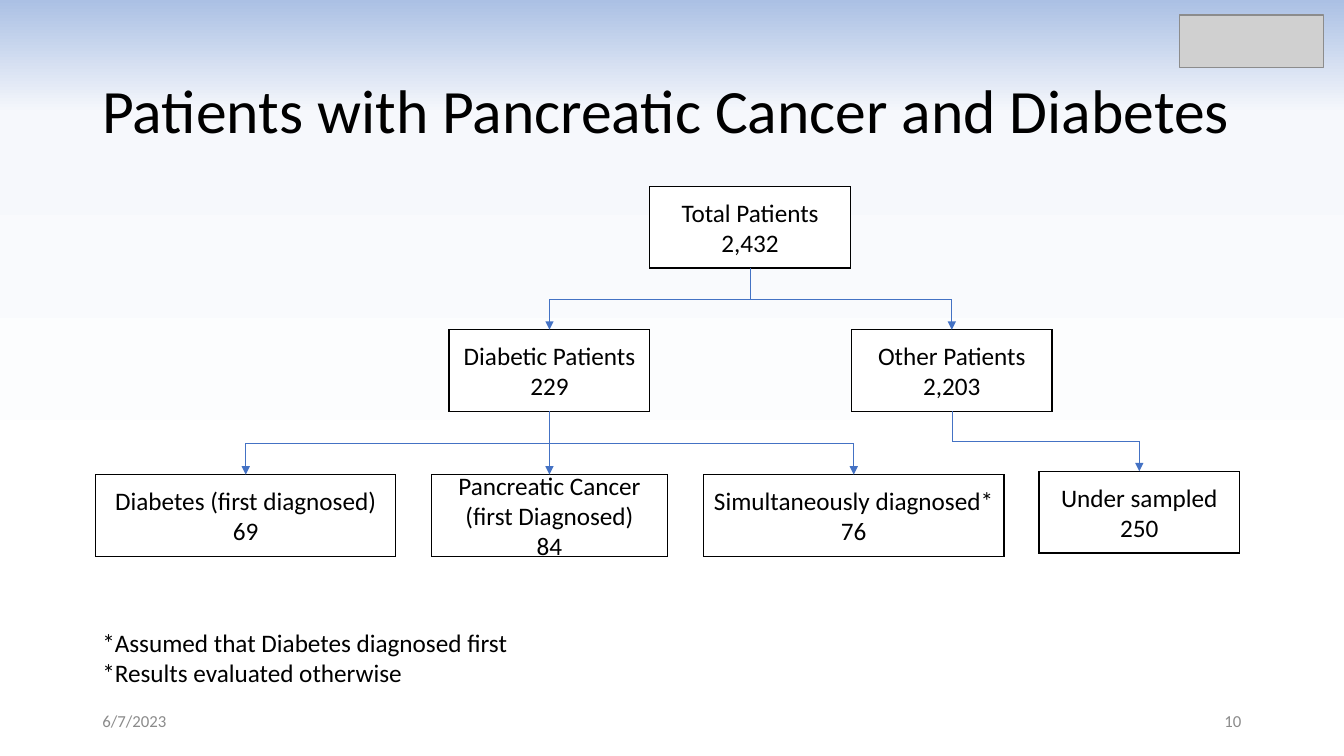
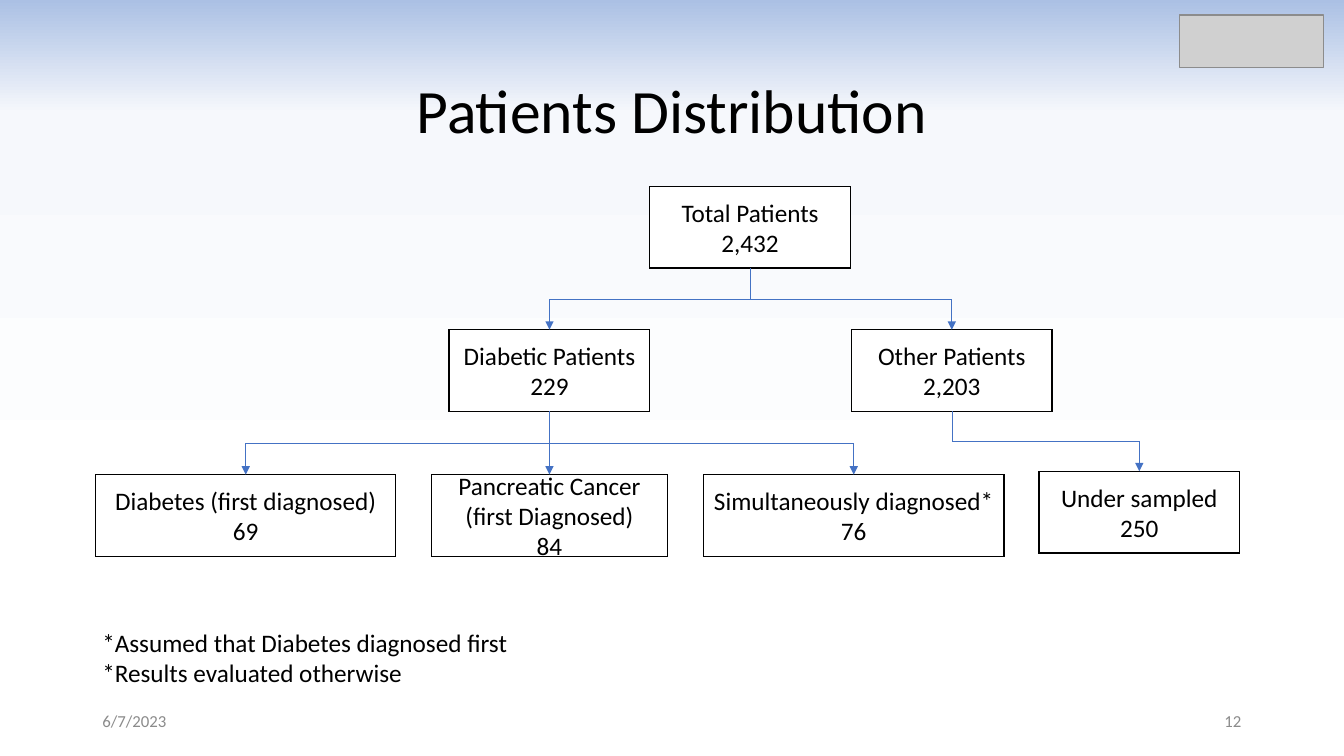
Before and after one commit to m-faisalshahid/AI, a slide deck: slide 12 of Diabetes Type 2 Prediction.pptx (slide 10 before the commit). Drawn at 1344x756 pixels with LibreOffice and Linux fonts; fonts in the diff are those of the drawing; grey boxes stand for pictures. Boxes give left, top, right and bottom in pixels: in the first picture for what was removed or moved away, otherwise in the second. Text is boxed around its words. In the diff, an @@ line names an element or a change of style, - is before the commit and + after.

```diff
--- a/Diabetes Type 2 Prediction.pptx
+++ b/Diabetes Type 2 Prediction.pptx
@@ title at (x1=417, y1=90, x2=926, y2=134): text changed @@
-Patients with Pancreatic Cancer and Diabetes
+Patients Distribution
@@ page number at (x1=1224, y1=716, x2=1241, y2=727): text changed @@
-10
+12
```
Also in this commit, not shown: 8 other slides changed, 9 slides added, 1 slide removed.
